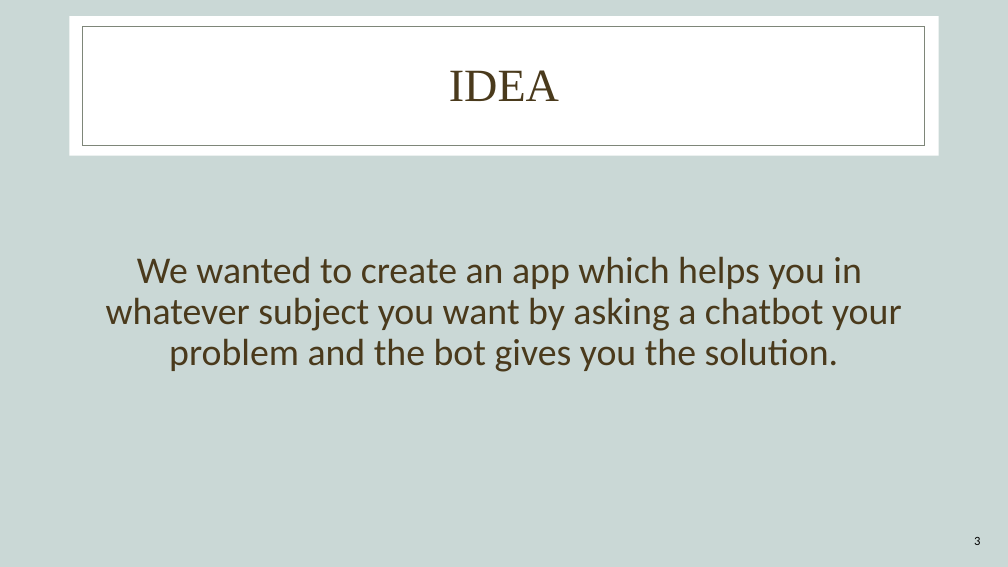
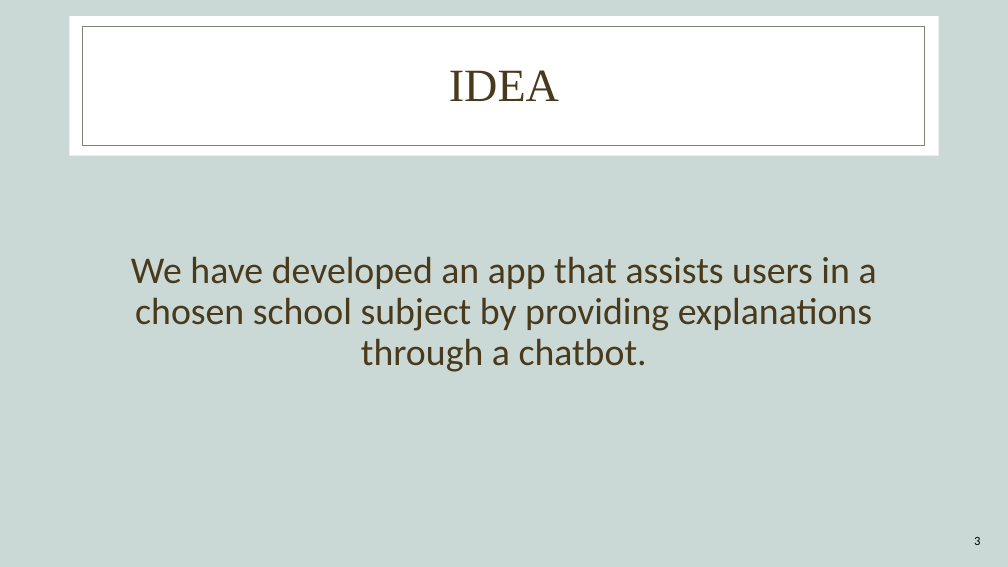
Before and after one commit to codingburgas/school-project-assignment-nerds, a slide deck: slide 3 of Docs/NERDS.pptx. Drawn at 1008x567 pixels with LibreOffice and Linux fonts; fonts in the diff are those of the drawing; background and template pictures are left out. Boxes give left, top, right and bottom in pixels: in the first picture for what was removed or moved away, otherwise in the second. Text is boxed around its words. In the diff, an @@ line names an element or a change of style, - is before the commit and + after.

```diff
--- a/Docs/NERDS.pptx
+++ b/Docs/NERDS.pptx
@@ text at (131, 256, 877, 372): text changed @@
-We wanted to create an app which helps you in
-whatever subject you want by asking a chatbot your problem and the bot gives you the solution.
+We have developed an app that assists users in a chosen school subject by providing explanations through a chatbot.
```
Also in this commit, not shown: 3 other slides changed.
